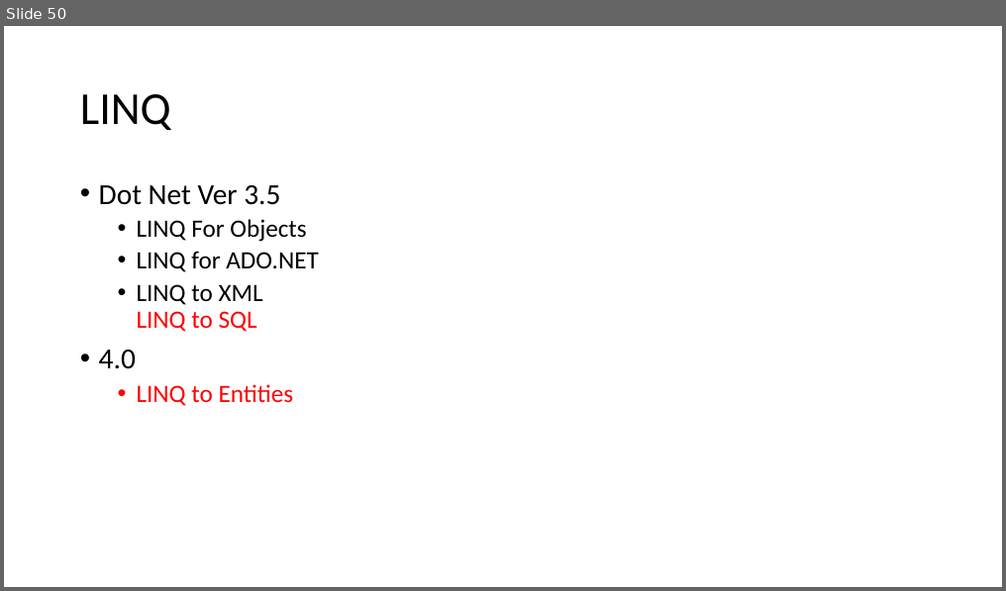
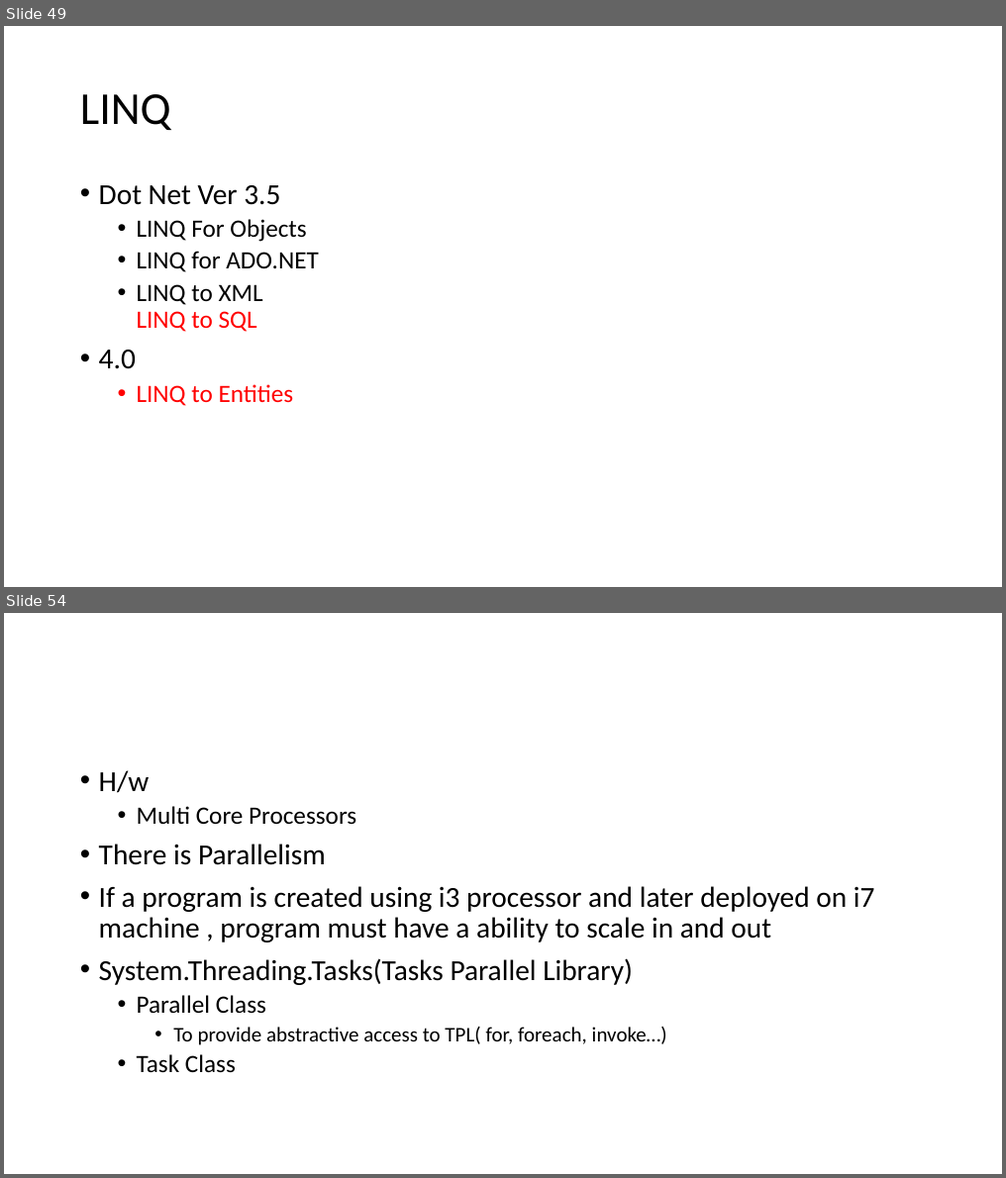
Before and after one commit to elangrg/KDL_27Jun2023, a slide deck: KDL_Con_CSharp_Intro27Jun2023/Content/KynDryl_27Jun_23ClassFlow.pptx. Shown one above the other, each under a label of ours: slide 50 before the commit, slides 49 and 54 after it; the slides between them are not shown. The pictures are 1006x591 and 1006x1178 pixels, drawn with LibreOffice and Linux fonts; fonts in the diff are those of the drawing. Boxes give left, top, right and bottom in pixels: in the first picture for what was removed or moved away, otherwise in the second. Text is boxed around its words. In the diff, an @@ line names an element or a change of style, - is before the commit and + after.

```diff
--- a/KDL_Con_CSharp_Intro27Jun2023/Content/KynDryl_27Jun_23ClassFlow.pptx
+++ b/KDL_Con_CSharp_Intro27Jun2023/Content/KynDryl_27Jun_23ClassFlow.pptx
@@ slide 54 added at [4, 613, 1002, 1174], background #FFFFFF @@
@@ text added at [99, 770, 875, 1073], 28 pt, text #000000 @@
+• H/w
+  • Multi Core Processors
+• There is Parallelism
+• If a program is created using i3 processor and later deployed on i7 machine , program must have a ability to scale in and out
+• System.Threading.Tasks(Tasks Parallel Library)
+  • Parallel Class
+    • To provide abstractive access to TPL( for, foreach, invoke…)
+  • Task Class
@@ what was slide 50 is now slide 49 @@
```
Also in this commit, not shown: 28 other slides added.
